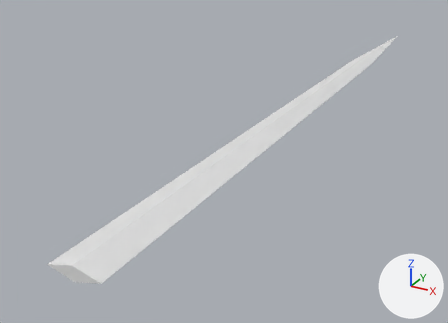
Renders of the glTF model godot/assets/waffen/modelle/schwertklinge/t3_2.glb from each side of a commit.
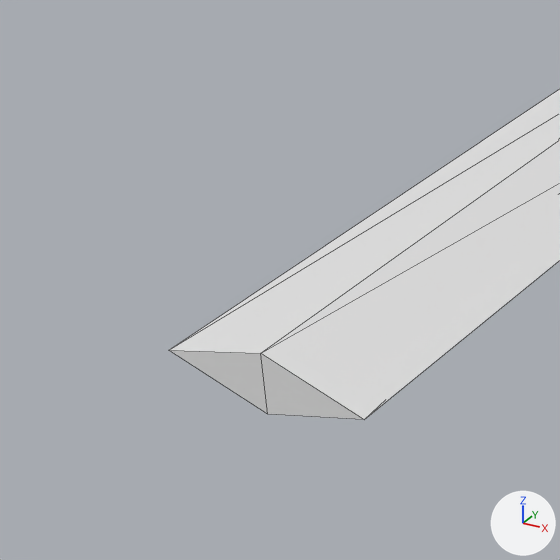
There are two pictures of each version: one whole from a 50 mm camera at (0.251, -0.14, 0.23) aimed at (-0.068, 0.439, -0.06), one close up on the part from 0% to 35% of the width and 52% to 100% of the height. Lighting does not change. The marker at lower right points along +X, +Y and +Z. The first two pictures are the older version. The close-ups show mesh edges as thin lines. Vertices at exactly the same position are counted once.

The first close-up shows 'schwertklinge_t3_2'.
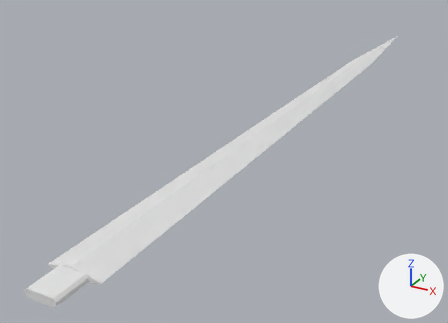
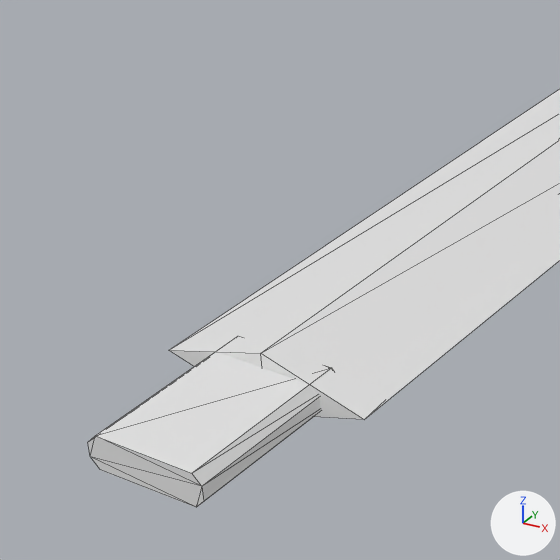
What differs and where, as boxes [x1, y1, x2, y2] in the close-ups (560 x 560 px):
```json
{"object": "schwertklinge_t3_2", "change": "reshaped", "before": [169, 89, 560, 419], "after": [88, 89, 560, 507]}
{"part": 1, "of": "me_schwertklinge_t3_2", "change": "added", "after": [88, 336, 332, 507]}
```

The change, as JSON lines over the scene's bpy script:
```json
{"block": "me_schwertklinge_t3_2", "where": "# used by ob_schwertklinge_t3_2; location = (0.0, 0.0, 0.0)"}
{"op": "remove", "block": "me_schwertklinge_t3_2", "code": "me_schwertklinge_t3_2.from_pydata(...)  # 17 vertices, 30 faces; spans x -0.023..0.023, y 0.112..0.932, z -0.007..0.006"}
{"op": "add", "block": "me_schwertklinge_t3_2", "code": "me_schwertklinge_t3_2.from_pydata(...)  # 33 vertices, 58 faces; spans x -0.023..0.023, y 0.082..0.932, z -0.007..0.006"}
{"block": "me_schwertklinge_t3_2", "change": "me_schwertklinge_t3_2 part 1: a new loose piece of 16 vertices spanning x -0.013..0.013, y 0.082..0.118, z -0.004..0.003, in mat_klinge (white #e7e7e7)"}
```
